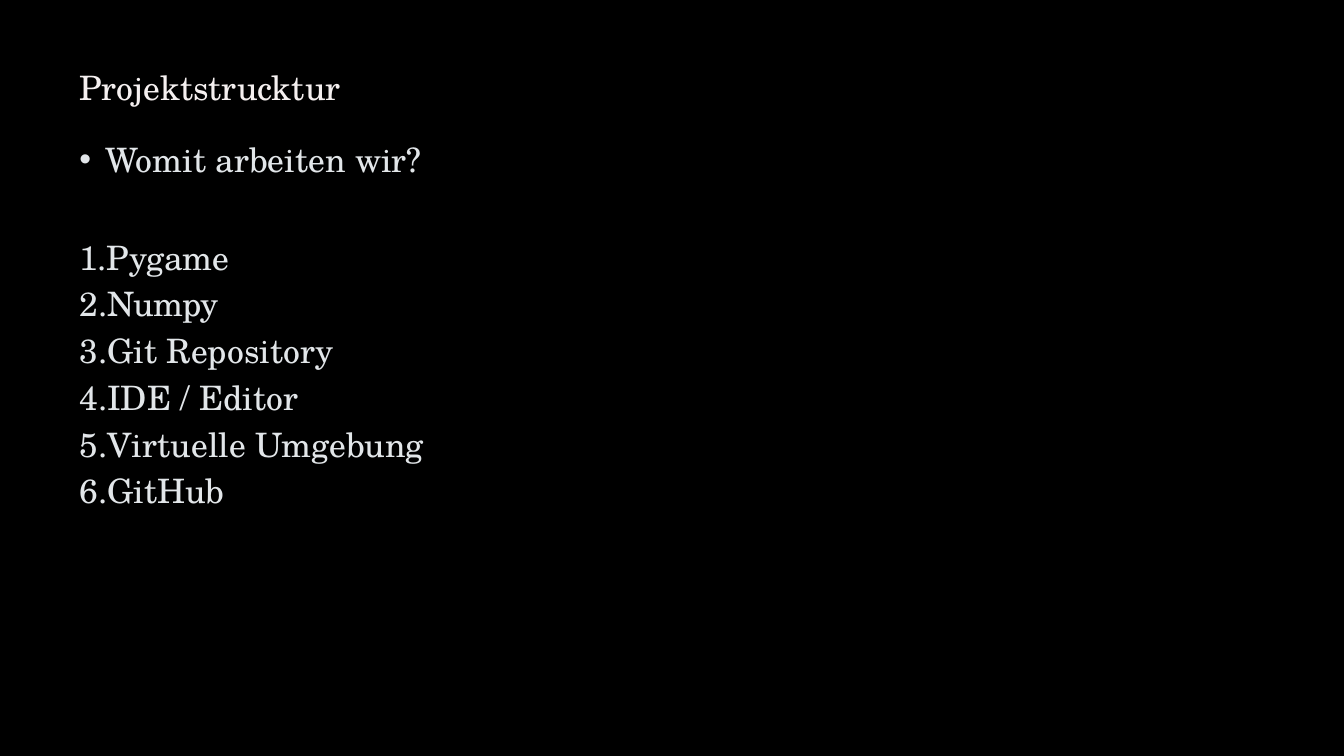
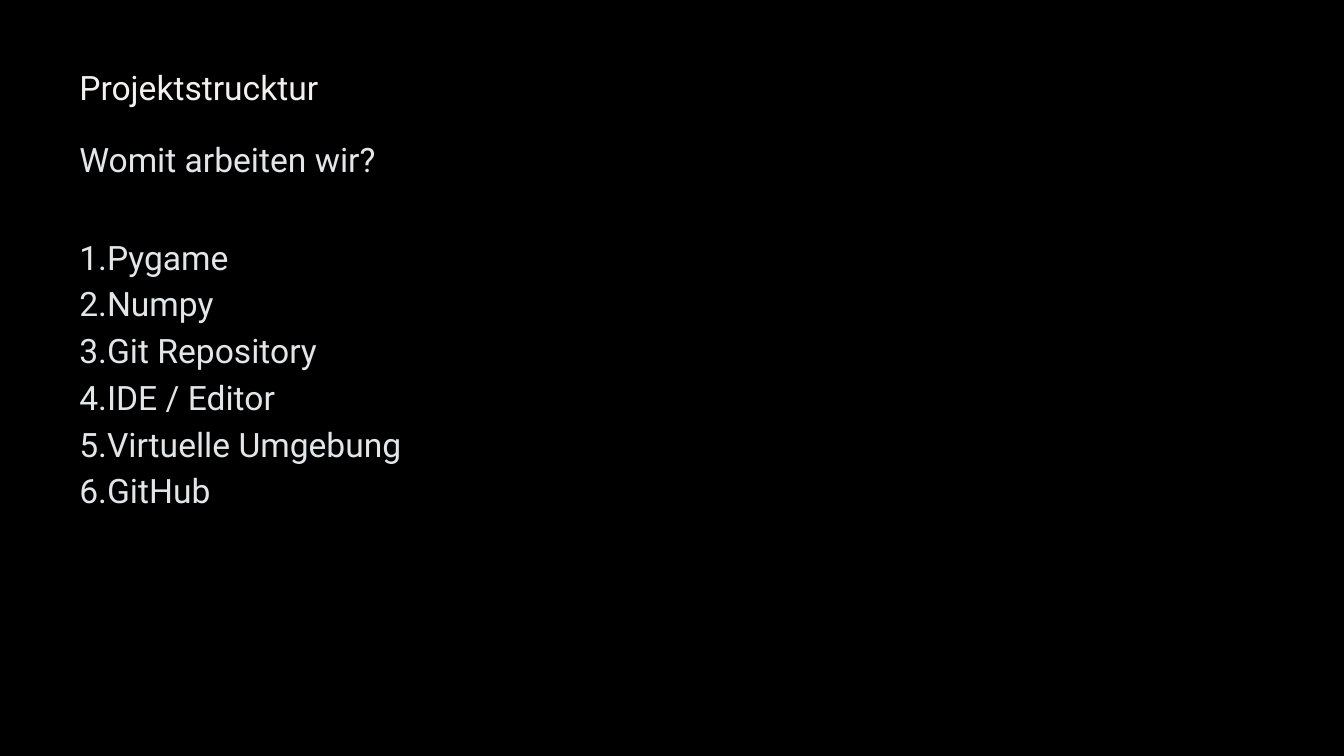
Before and after one commit to Spec06/Top-down-zombie-shooter, a slide deck: slide 4 of Präsi/Top-Down-Game.pptx (slide 2 before the commit). Drawn at 1344x756 pixels with LibreOffice and Linux fonts; fonts in the diff are those of the drawing. Boxes give left, top, right and bottom in pixels: in the first picture for what was removed or moved away, otherwise in the second. Text is boxed around its words. In the diff, an @@ line names an element or a change of style, - is before the commit and + after.

```diff
--- a/Präsi/Top-Down-Game.pptx
+++ b/Präsi/Top-Down-Game.pptx
@@ text "Projektstrucktur" at (79,74,318,107): font TeX Gyre Schola to Roboto @@
@@ text "Womit arbeiten wir?" at (79,146,376,173): font TeX Gyre Schola to Roboto; bullet • to none @@
@@ text "Pygame" at (79,246,402,504): font TeX Gyre Schola to Roboto @@
```
Also in this commit, not shown: 5 other slides changed, 2 slides added.
